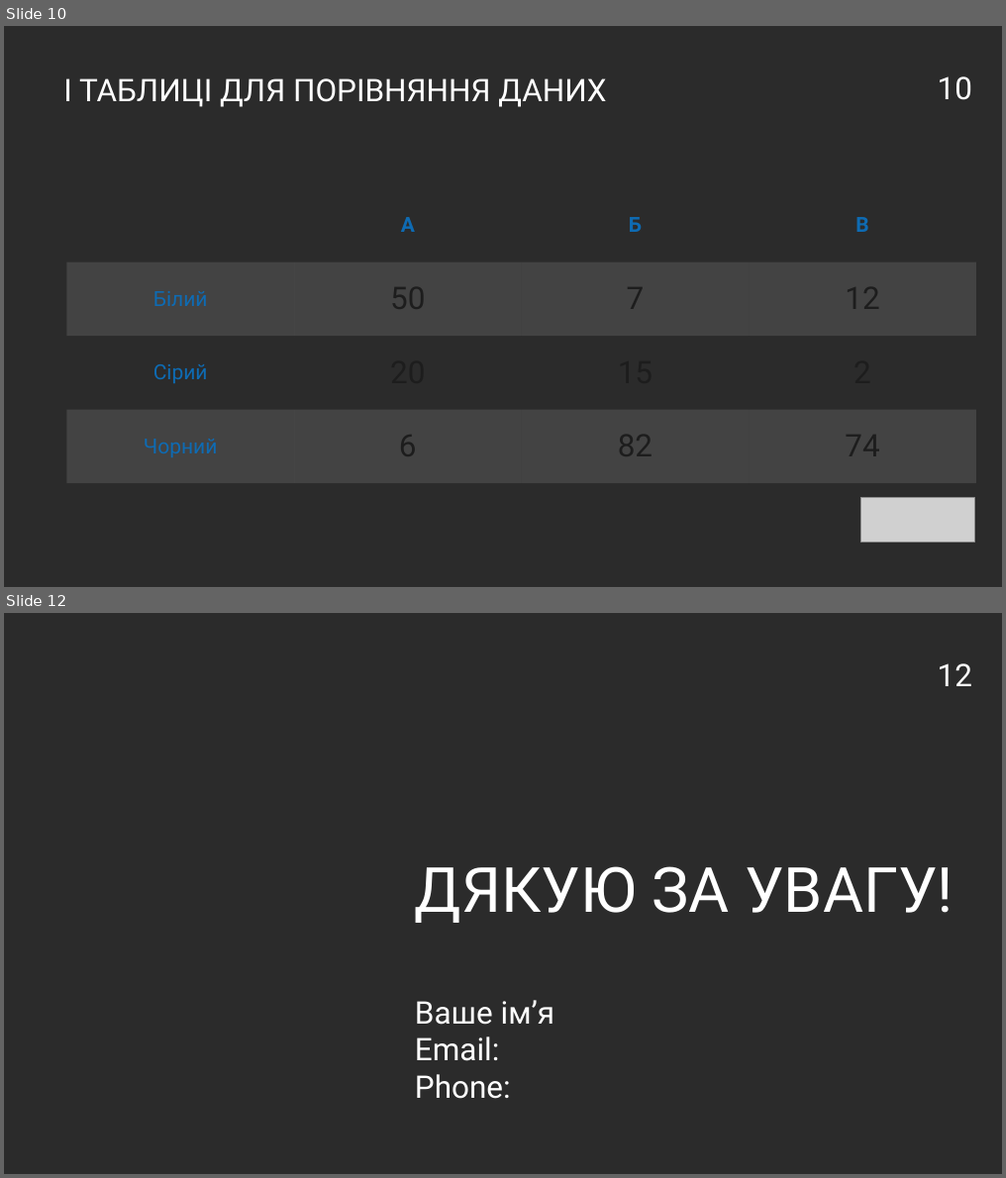
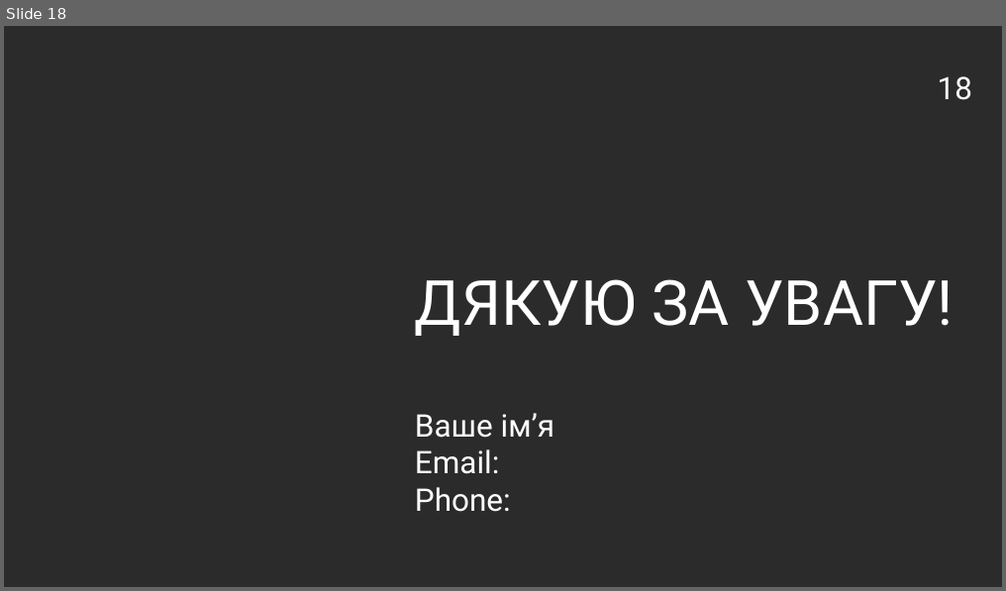
Before and after one commit to vitaliiTolmachov/Presentation, a slide deck: Presentation_easypay.pptx. Shown one above the other, each under a label of ours: slides 10 and 12 before the commit, slide 18 after it; the slides between them are not shown. The pictures are 1006x1178 and 1006x591 pixels, drawn with LibreOffice and Linux fonts; fonts in the diff are those of the drawing; grey boxes stand for pictures; background and template pictures are left out; a plain dark background stands for a picture behind light text. Boxes give left, top, right and bottom in pixels: in the first picture for what was removed or moved away, otherwise in the second. Text is boxed around its words. In the diff, an @@ line names an element or a change of style, - is before the commit and + after.

```diff
--- a/Presentation_easypay.pptx
+++ b/Presentation_easypay.pptx
@@ slide 10 removed at (4, 26, 1002, 587), background picture (left out) @@
@@ text removed at (63, 78, 606, 107) @@
-І ТАБЛИЦІ ДЛЯ ПОРІВНЯННЯ ДАНИХ
@@ page number removed at (938, 76, 972, 100) @@
-10
@@ table removed at (67, 188, 977, 484), 4 rows, 4 columns @@
- | А | Б | В
-Білий | 50 | 7 | 12
-Сірий | 20 | 15 | 2
-Чорний | 6 | 82 | 74
@@ picture removed at (861, 497, 974, 543) @@
@@ what was slide 12 is now slide 18 @@
@@ page number at (938, 76, 972, 100): text changed @@
-12
+18
```
Also in this commit, not shown: 2 slides changed, 14 slides added, 7 other slides removed.
